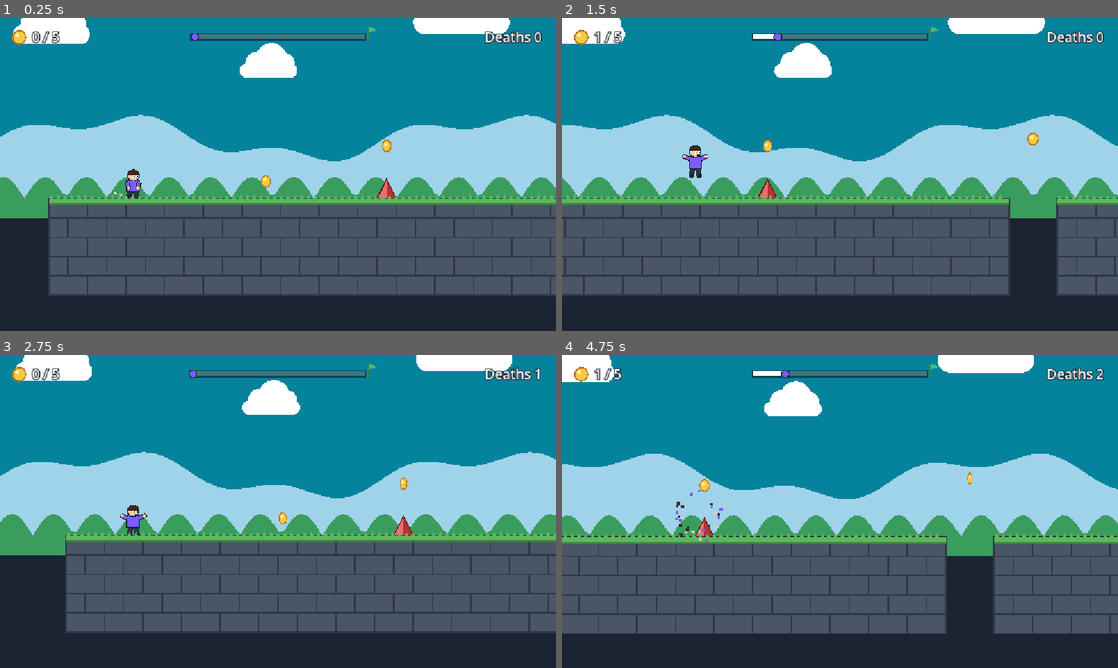
Above: before the commit, frames 1-4 (two rows, left to right).
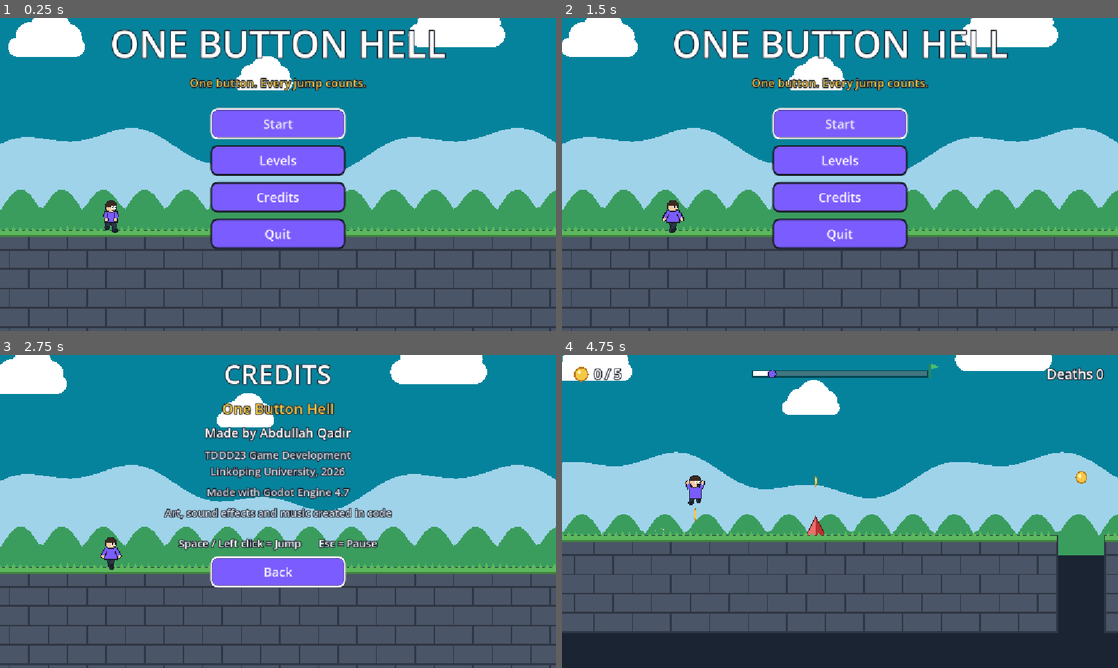
Above: after the commit, the same moments.

Repository: 05abdullah05/OneButtonHell
Game: Godot game, scene res://scenes/ui/main_menu.tscn
Two runs of this game, one before a commit and one after it. Both use one fixed random seed, a clock stepped at 60 frames per second and the inputs below. Before the commit the project starts from res://scenes/levels/level_01.tscn. Sound files missing from this copy of the repository are replaced by a short silence.
Inputs (mouse positions are in pixels of both pictures, inside the frame that each line leads up to):
- Up to frame 1 (0.25 s): no input
- Up to frame 2 (1.5 s): click (840, 161) at 0.5 s, where only the run after the commit has a clickable "Levels"; click (840, 158) at 1.25 s, where only the run after the commit has a clickable "Back"
- Up to frame 3 (2.75 s): click (278, 533) at 2 s, where only the run after the commit has a clickable "Credits"
- Up to frame 4 (4.75 s): click (840, 570) at 2.75 s, where only the run after the commit has a clickable "Back"; click (840, 461) at 3.5 s, where only the run after the commit has a clickable "Start"; tap Enter at 4.25 s; tap U at 4.35 s; tap Space (jump) at 4.52, 4.55 s

The runs differ from the first frame. In frame 1, 47% of the frame differs, in the area x 0-100%, y 0-100%; in frame 2, 47%; in frame 3, 44%; in frame 4, 19%.

Commit message:
Main menu: start, level select with unlocking, credits, saved progress

Diff:
--- a/project.godot
+++ b/project.godot
@@ -11,7 +11,7 @@
 [application]
 
 config/name="One Button Hell"
-run/main_scene="uid://cc7ioc2lmanhd"
+run/main_scene="uid://b62jp7e5214nq"
 config/features=PackedStringArray("4.7", "GL Compatibility")
 config/icon="res://icon.svg"
 
--- /dev/null
+++ b/scenes/ui/main_menu.tscn
@@ -0,0 +1,28 @@
+[gd_scene format=3 uid="uid://b62jp7e5214nq"]
+
+[ext_resource type="PackedScene" uid="uid://dmglinqbr8cfg" path="res://scenes/background.tscn" id="1_m1kxf"]
+[ext_resource type="PackedScene" uid="uid://d1fpxw8ea38t5" path="res://scenes/platform.tscn" id="2_x2yvf"]
+[ext_resource type="Script" uid="uid://dmretcroh1cxv" path="res://scripts/player_visual.gd" id="3_uhagc"]
+[ext_resource type="Script" uid="uid://ct3y3uaf8cu4k" path="res://scripts/main_menu.gd" id="4_btxxm"]
+
+[node name="MainMenu" type="Node2D" unique_id=2066745954]
+
+[node name="Background" parent="." unique_id=1290361194 instance=ExtResource("1_m1kxf")]
+
+[node name="Platform" parent="." unique_id=299600445 instance=ExtResource("2_x2yvf")]
+position = Vector2(-20, 440)
+size = Vector2(1200, 220)
+
+[node name="Runner" type="Node2D" parent="." unique_id=886630036]
+position = Vector2(230, 440)
+script = ExtResource("3_uhagc")
+
+[node name="UI" type="CanvasLayer" parent="." unique_id=621413087]
+
+[node name="Menu" type="Control" parent="UI" unique_id=1317367344]
+layout_mode = 3
+anchors_preset = 0
+offset_right = 40.0
+offset_bottom = 40.0
+script = ExtResource("4_btxxm")
+author_name = "Abdullah Qadir"
--- a/scripts/game_manager.gd
+++ b/scripts/game_manager.gd
@@ -1,7 +1,8 @@
 extends Node
 # Game manager, registered as the autoload "GameManager".
-# Survives scene changes, so it remembers coins, deaths and best results,
-# and it is the ONE place that knows the order of the levels.
+# Survives scene changes, so it remembers coins, deaths and progress.
+# It is the ONE place that knows the order of the levels, and it saves
+# progress to a file so it is remembered after closing the game.
 
 signal coins_changed(collected: int, total: int)
 signal level_completed
@@ -11,13 +12,24 @@
 	"res://scenes/levels/level_01.tscn",
 ]
 const MAIN_MENU := "res://scenes/ui/main_menu.tscn"
+# user:// is a folder Godot creates for each game on the player's computer.
+const SAVE_PATH := "user://save.cfg"
 
 var current_level: String = ""   # file path of the level being played
 var coins_collected: int = 0     # coins picked up in THIS attempt
 var coins_total: int = 0         # coins that exist in the level
 var deaths: int = 0              # deaths in the current level
 var level_done: bool = false     # true after reaching the goal
-var best_coins: Dictionary = {}  # level path -> most coins in one finished run
+
+# --- Saved progress ---
+var completed: Dictionary = {}    # level path -> true when beaten
+var best_coins: Dictionary = {}   # level path -> most coins in one finished run
+var coin_totals: Dictionary = {}  # level path -> how many coins the level has
+var unlock_all_levels: bool = false   # testing cheat, never saved
+
+
+func _ready() -> void:
+	load_progress()
 
 
 # Called by every level when it starts (also after each restart).
@@ -44,7 +56,10 @@
 
 func complete_level() -> void:
 	level_done = true
+	completed[current_level] = true
 	best_coins[current_level] = maxi(get_best_coins(current_level), coins_collected)
+	coin_totals[current_level] = coins_total
+	save_progress()
 	level_completed.emit()
 
 
@@ -57,7 +72,48 @@
 	return i >= 0 and i < LEVELS.size() - 1
 
 
+# Level 1 is always open; every other level opens when the one before is beaten.
+func is_unlocked(index: int) -> bool:
+	return index == 0 or unlock_all_levels or completed.has(LEVELS[index - 1])
+
+
+# --- Saving and loading ---
+
+func save_progress() -> void:
+	var cfg := ConfigFile.new()
+	cfg.set_value("progress", "completed", completed.keys())
+	cfg.set_value("progress", "best_coins", best_coins)
+	cfg.set_value("progress", "coin_totals", coin_totals)
+	cfg.save(SAVE_PATH)
+
+
+func load_progress() -> void:
+	var cfg := ConfigFile.new()
+	if cfg.load(SAVE_PATH) != OK:
+		return   # no save file yet = first time playing
+	for path in cfg.get_value("progress", "completed", []):
+		completed[path] = true
+	best_coins = cfg.get_value("progress", "best_coins", {})
+	coin_totals = cfg.get_value("progress", "coin_totals", {})
+
+
+func reset_progress() -> void:
+	completed.clear()
+	best_coins.clear()
+	coin_totals.clear()
+	unlock_all_levels = false
+	save_progress()
+
+
 # --- Navigation, used by the menu buttons ---
+
+func start_game() -> void:
+	_change_scene(LEVELS[0])
+
+
+func play_level(index: int) -> void:
+	_change_scene(LEVELS[index])
+
 
 func go_to_next_level() -> void:
 	var i := LEVELS.find(current_level)
@@ -74,11 +130,8 @@
 
 
 func go_to_menu() -> void:
-	if ResourceLoader.exists(MAIN_MENU):
-		_change_scene(MAIN_MENU)
-	else:
-		push_warning("Main menu not built yet, restarting the level instead.")
-		restart_level(true)
+	current_level = ""   # so deaths start from zero next time a level is played
+	_change_scene(MAIN_MENU)
 
 
 func _change_scene(path: String) -> void:
--- /dev/null
+++ b/scripts/main_menu.gd
@@ -0,0 +1,126 @@
+extends Control
+# Main menu with three pages: main, levels and credits.
+# Each page is built in code; switching page clears and rebuilds the UI.
+
+@export var author_name: String = "Your Name"
+
+var page: String = "main"
+var reset_button: Button
+var reset_armed: bool = false
+
+
+func _ready() -> void:
+	set_anchors_and_offsets_preset(Control.PRESET_FULL_RECT)
+	show_main()
+
+
+func _unhandled_input(event: InputEvent) -> void:
+	# Esc goes back to the main page.
+	if event.is_action_pressed("pause") and page != "main":
+		show_main()
+		get_viewport().set_input_as_handled()
+	# Testing cheat: U on the Levels page unlocks everything (not saved).
+	elif page == "levels" and event is InputEventKey and event.pressed \
+			and not event.echo and event.keycode == KEY_U:
+		GameManager.unlock_all_levels = true
+		show_levels()
+
+
+# --- Pages ---
+
+func show_main() -> void:
+	page = "main"
+	var start := UIKit.make_button("Start", GameManager.start_game)
+	_layout([
+		UIKit.make_label("ONE BUTTON HELL", 76),
+		UIKit.make_label("One button. Every jump counts.", 24, UIKit.GOLD),
+		UIKit.make_spacer(12),
+		start,
+		UIKit.make_button("Levels", show_levels),
+		UIKit.make_button("Credits", show_credits),
+		UIKit.make_button("Quit", get_tree().quit),
+	])
+	start.grab_focus.call_deferred()   # Space starts the game right away
+
+
+func show_levels() -> void:
+	page = "levels"
+	reset_armed = false
+	var gm := GameManager
+
+	var grid := GridContainer.new()
+	grid.columns = 4
+	grid.add_theme_constant_override("h_separation", 14)
+	grid.add_theme_constant_override("v_separation", 14)
+	grid.size_flags_horizontal = Control.SIZE_SHRINK_CENTER
+
+	var first_open: Button = null
+	for i in gm.LEVELS.size():
+		var path := gm.LEVELS[i]
+		var b: Button
+		if gm.is_unlocked(i):
+			var coins := "New!"
+			if gm.coin_totals.has(path):
+				coins = "%d / %d" % [gm.get_best_coins(path), gm.coin_totals[path]]
+			b = UIKit.make_button("Level %d\n%s" % [i + 1, coins], gm.play_level.bind(i))
+			if first_open == null:
+				first_open = b
+		else:
+			b = UIKit.make_button("Level %d\nLocked" % (i + 1), func() -> void: pass)
+			b.disabled = true
+		b.custom_minimum_size = Vector2(170, 90)
+		grid.add_child(b)
+
+	var back := UIKit.make_button("Back", show_main)
+	reset_button = UIKit.make_button("Reset Progress", _on_reset_pressed)
+	_layout([
+		UIKit.make_label("LEVELS", 56),
+		grid,
+		UIKit.make_spacer(8),
+		back,
+		reset_button,
+		UIKit.make_label("Esc = back", 18, UIKit.SOFT),
+	])
+	(first_open if first_open else back).grab_focus.call_deferred()
+
+
+func show_credits() -> void:
+	page = "credits"
+	var back := UIKit.make_button("Back", show_main)
+	_layout([
+		UIKit.make_label("CREDITS", 56),
+		UIKit.make_label("One Button Hell", 30, UIKit.GOLD),
+		UIKit.make_label("Made by " + author_name, 26),
+		UIKit.make_label("TDDD23 Game Development\nLinköping University, 2026", 22, UIKit.SOFT),
+		UIKit.make_label("Made with Godot Engine 4.7", 22, UIKit.SOFT),
+		UIKit.make_label("Art, sound effects and music created in code", 22, UIKit.SOFT),
+		UIKit.make_spacer(8),
+		UIKit.make_label("Space / Left click = Jump      Esc = Pause", 22),
+		back,
+	])
+	back.grab_focus.call_deferred()
+
+
+# Reset needs two presses, so it can't happen by accident.
+func _on_reset_pressed() -> void:
+	if not reset_armed:
+		reset_armed = true
+		reset_button.text = "Sure? Press again"
+	else:
+		GameManager.reset_progress()
+		show_levels()
+
+
+# Clears the current page and stacks the new items in the screen's upper middle.
+func _layout(items: Array) -> void:
+	for child in get_children():
+		child.queue_free()
+	var center := CenterContainer.new()
+	center.set_anchors_and_offsets_preset(Control.PRESET_FULL_RECT)
+	center.offset_bottom = -170   # stay above the ground at the bottom
+	var box := VBoxContainer.new()
+	box.add_theme_constant_override("separation", 12)
+	for item in items:
+		box.add_child(item)
+	center.add_child(box)
+	add_child(center)
--- a/scripts/ui_kit.gd
+++ b/scripts/ui_kit.gd
@@ -8,6 +8,7 @@
 const DARK := Color("1a202c")
 const CARD := Color("2d3748")
 const SOFT := Color("cbd5e0")
+const LOCKED := Color("4a5568")
 
 
 static func box_style(color: Color, radius: int = 14, border: Color = DARK) -> StyleBoxFlat:
@@ -24,11 +25,14 @@
 	var b := Button.new()
 	b.text = text
 	b.custom_minimum_size = Vector2(280, 58)
+	b.size_flags_horizontal = Control.SIZE_SHRINK_CENTER
 	b.add_theme_font_size_override("font_size", 26)
 	b.add_theme_color_override("font_color", Color.WHITE)
+	b.add_theme_color_override("font_disabled_color", SOFT.darkened(0.3))
 	b.add_theme_stylebox_override("normal", box_style(PURPLE))
 	b.add_theme_stylebox_override("hover", box_style(PURPLE.lightened(0.15)))
 	b.add_theme_stylebox_override("pressed", box_style(PURPLE.darkened(0.2)))
+	b.add_theme_stylebox_override("disabled", box_style(LOCKED))
 	# The selected button gets a white border, so keyboard players see it.
 	b.add_theme_stylebox_override("focus", box_style(Color(0, 0, 0, 0), 14, Color.WHITE))
 	b.pressed.connect(on_pressed)
@@ -44,6 +48,13 @@
 	l.add_theme_constant_override("outline_size", 8)
 	l.add_theme_color_override("font_outline_color", DARK)
 	return l
+
+
+# Empty space between items in a vertical list.
+static func make_spacer(height: float) -> Control:
+	var c := Control.new()
+	c.custom_minimum_size = Vector2(0, height)
+	return c
 
 
 # Semi-transparent black over the game, so the menu stands out.
Not shown, added: scripts/main_menu.gd.uid
